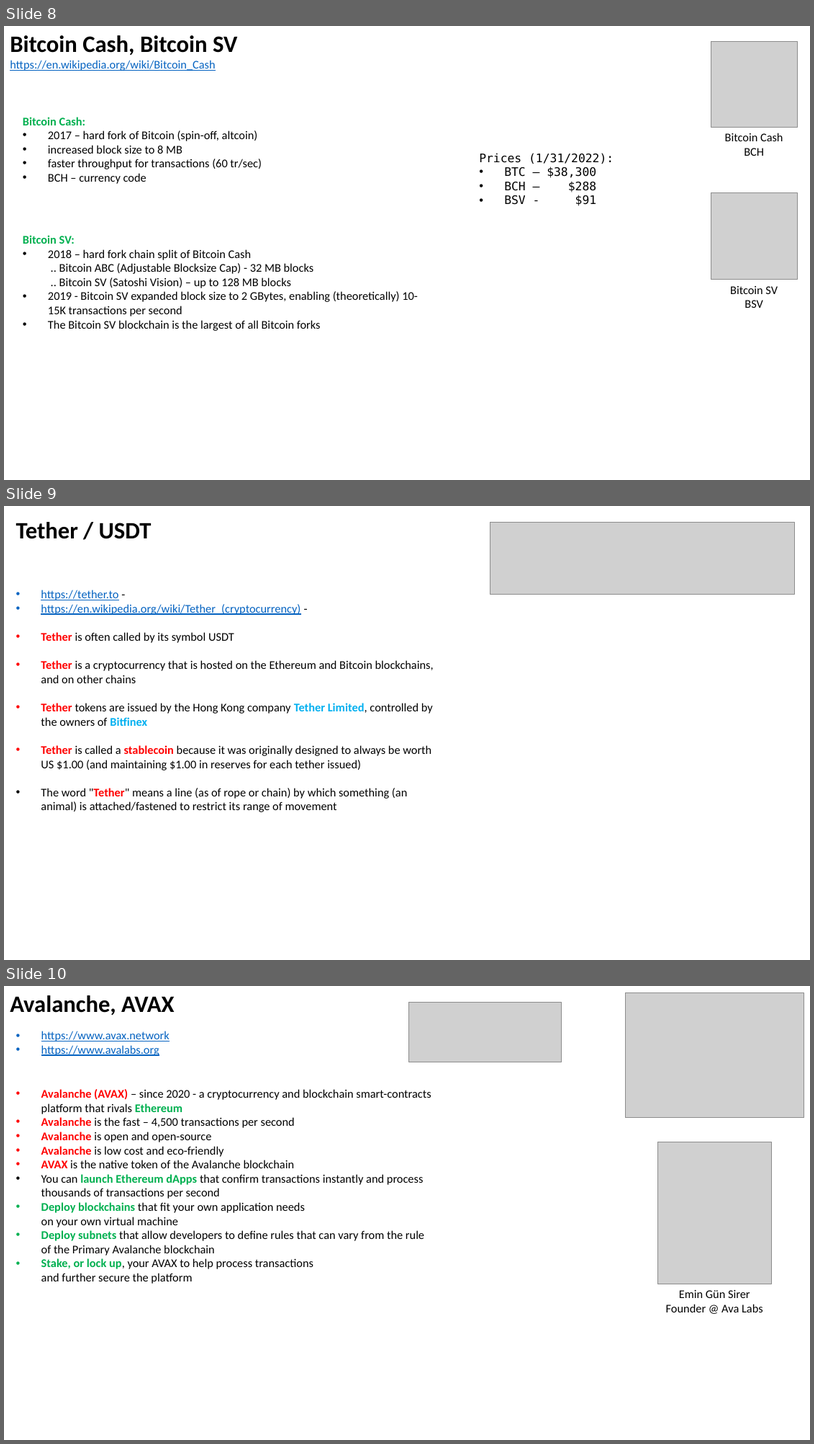
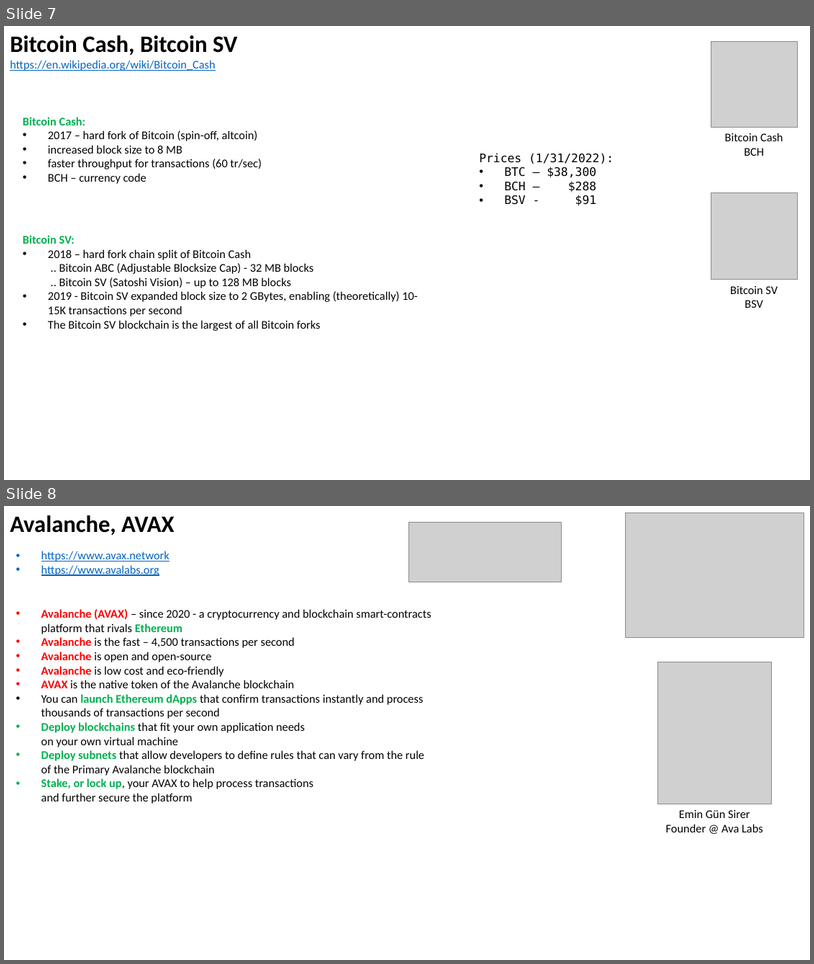
Before and after one commit to lselector/crypto, a slide deck: crypto_03_currencies.pptx. Shown one above the other, each under a label of ours: slides 8, 9 and 10 before the commit, slides 7 and 8 after it. The pictures are 814x1444 and 814x964 pixels, drawn with LibreOffice and Linux fonts; fonts in the diff are those of the drawing; grey boxes stand for pictures. Boxes give left, top, right and bottom in pixels: in the first picture for what was removed or moved away, otherwise in the second. Text is boxed around its words. In the diff, an @@ line names an element or a change of style, - is before the commit and + after.

```diff
--- a/crypto_03_currencies.pptx
+++ b/crypto_03_currencies.pptx
@@ slide 9 removed at bbox=[4, 506, 810, 960], background #FFFFFF @@
@@ text removed at bbox=[16, 522, 152, 539] @@
-Tether / USDT
@@ picture removed at bbox=[491, 523, 795, 595] @@
@@ text removed at bbox=[41, 590, 434, 812] @@
-• https://tether.to -
-• https://en.wikipedia.org/wiki/Tether_(cryptocurrency) -
-• Tether is often called by its symbol USDT
-• Tether is a cryptocurrency that is hosted on the Ethereum and Bitcoin blockchains, and on other chains
-• Tether tokens are issued by the Hong Kong company Tether Limited, controlled by the owners of Bitfinex
-• Tether is called a stablecoin because it was originally designed to always be worth US $1.00 (and maintaining $1.00 in reserves for each tether issued)
-• The word "Tether" means a line (as of rope or chain) by which something (an animal) is attached/fastened to restrict its range of movement
@@ what was slide 8 is now slide 7 @@
@@ what was slide 10 is now slide 8 @@
```
Also in this commit, not shown: 1 slide changed, 1 other slide removed, 11 other files.
